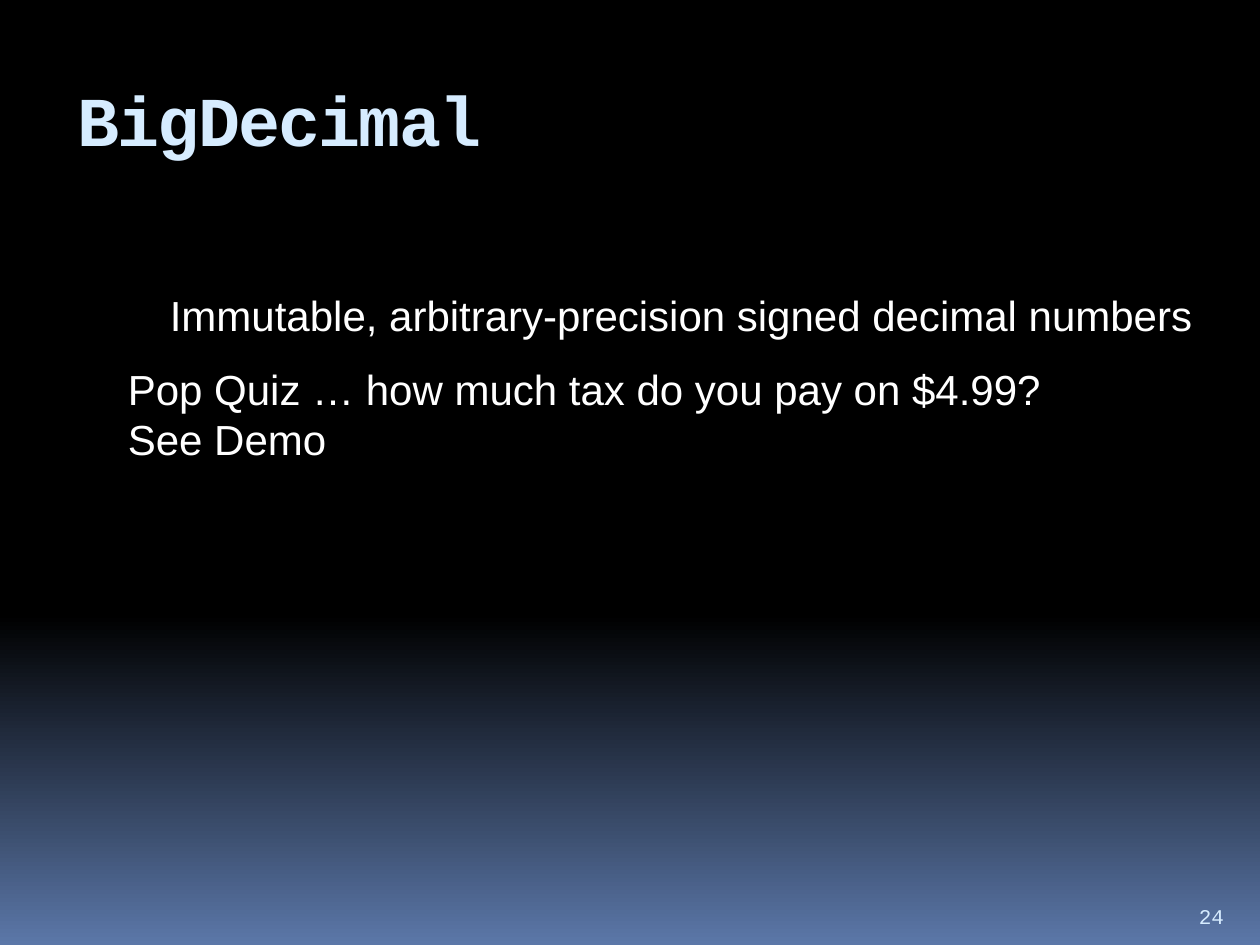
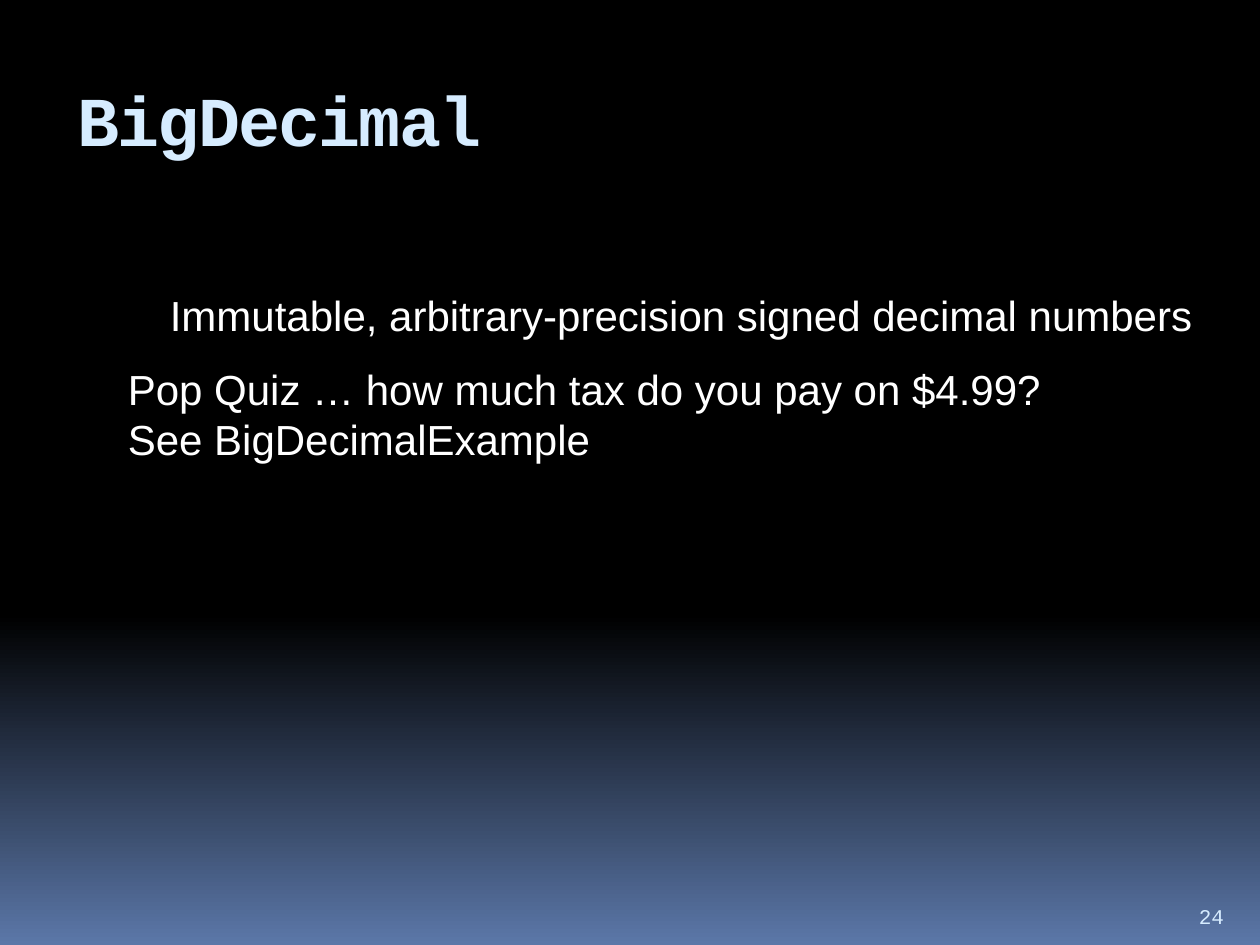
Before and after one commit to hchan/comp2613, a slide deck: slide 24 of coursePresentation.pptx. Drawn at 1260x945 pixels with LibreOffice and Linux fonts; fonts in the diff are those of the drawing. Boxes give left, top, right and bottom in pixels: in the first picture for what was removed or moved away, otherwise in the second. Text is boxed around its words. In the diff, an @@ line names an element or a change of style, - is before the commit and + after.

```diff
--- a/coursePresentation.pptx
+++ b/coursePresentation.pptx
@@ text at (128, 424, 590, 464): text changed @@
-See Demo
+See BigDecimalExample
```
Also in this commit, not shown: 2 other slides changed, 1 slide added, 1 other file.
